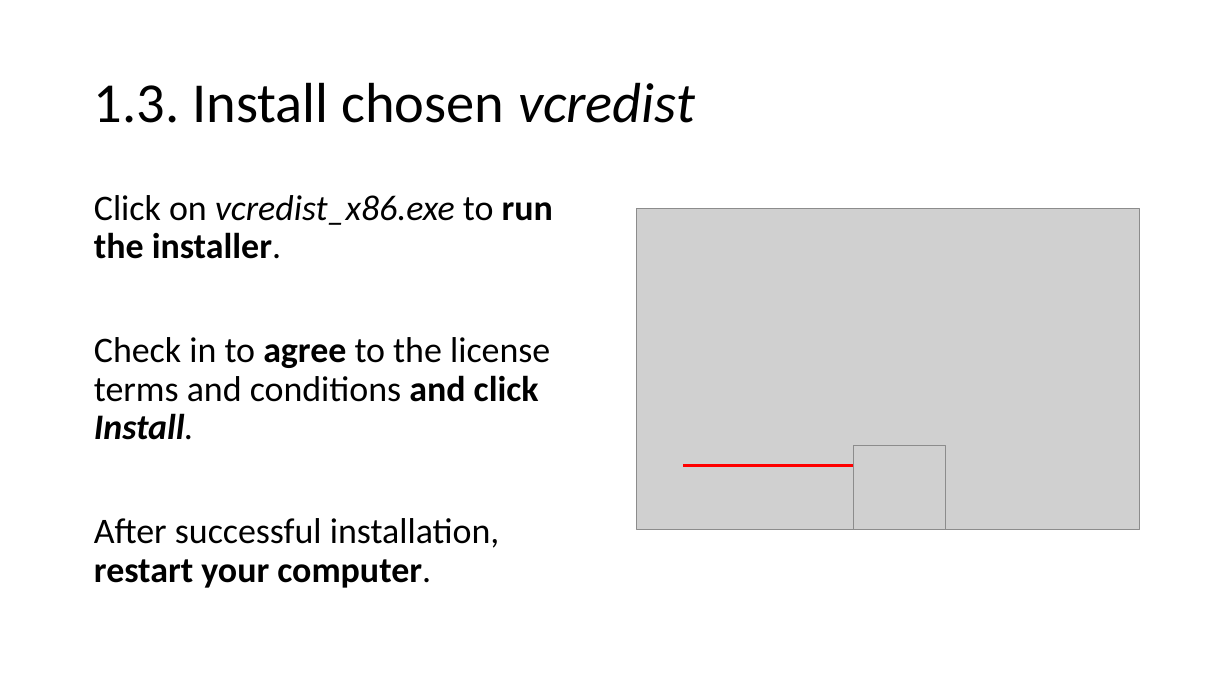
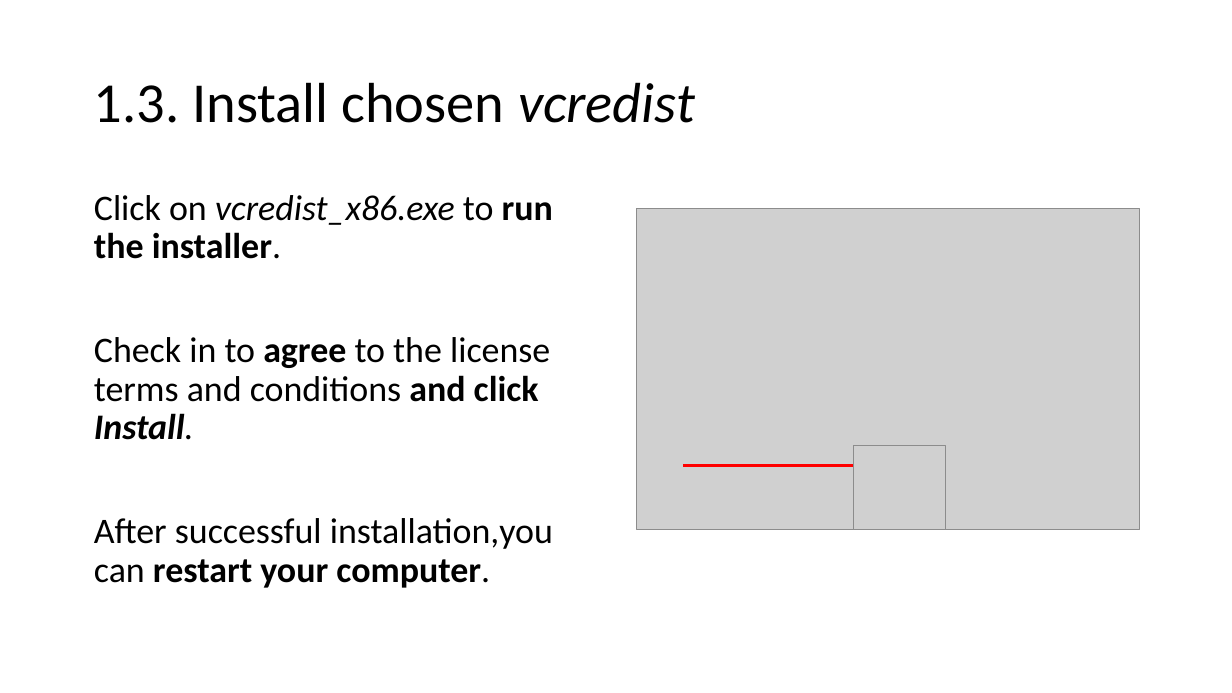
Before and after one commit to aolins/pbc, a slide deck: slide 5 of javadb/resources/Installing MySQL .pptx. Drawn at 1232x693 pixels with LibreOffice and Linux fonts; fonts in the diff are those of the drawing; grey boxes stand for pictures. Boxes give left, top, right and bottom in pixels: in the first picture for what was removed or moved away, otherwise in the second. Text is boxed around its words. In the diff, an @@ line names an element or a change of style, - is before the commit and + after.

Commit message:
Updated the MySQL Installation instruction.

```diff
--- a/javadb/resources/Installing MySQL .pptx
+++ b/javadb/resources/Installing MySQL .pptx
@@ text at [94,518,553,588]: text changed @@
-After successful installation, restart your computer.
+After successful installation,you can restart your computer.
```
Also in this commit, not shown: 12 other slides changed, 1 slide added, 2 slides removed.
